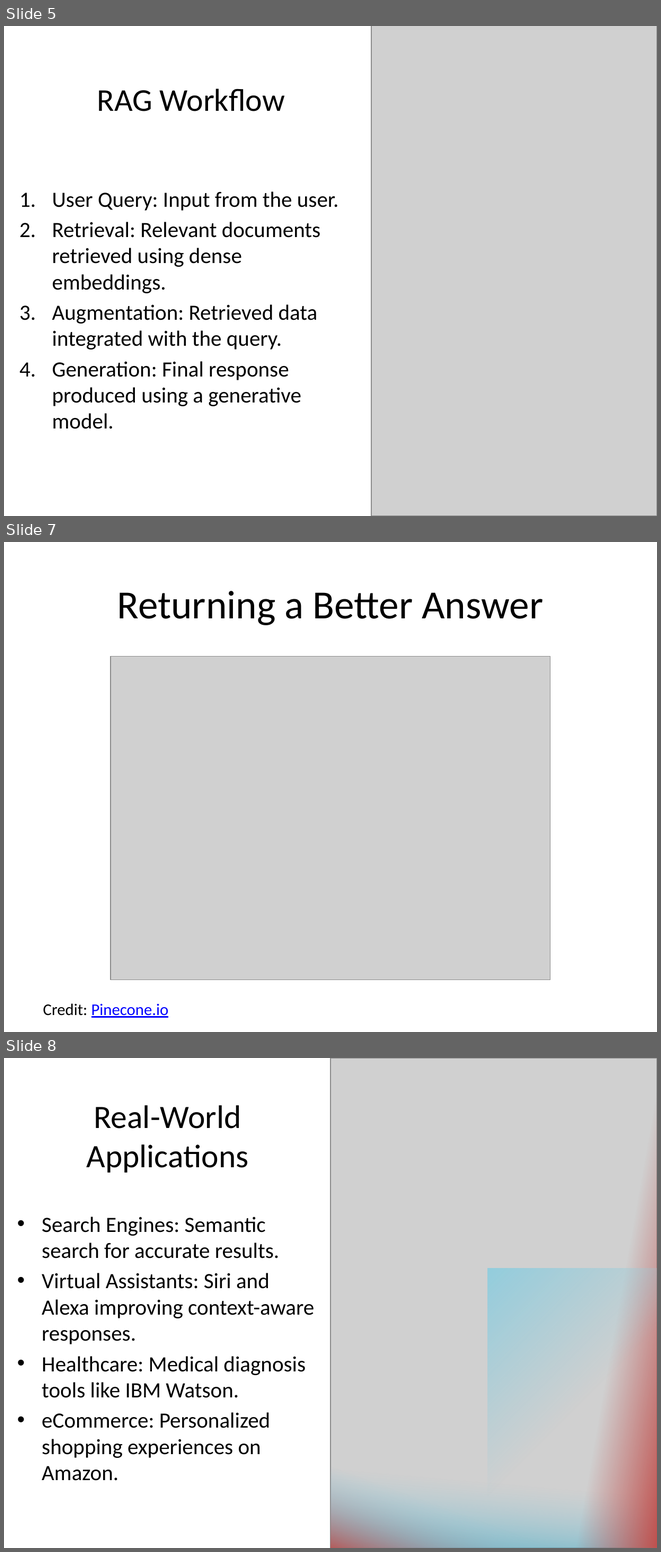
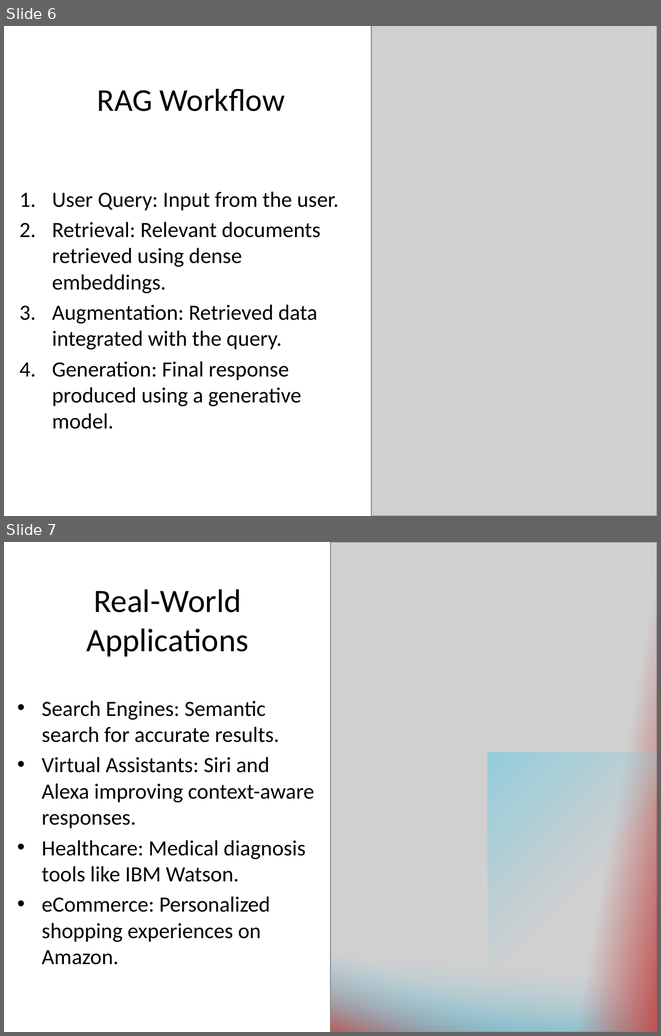
Before and after one commit to paulsachse-fs/Artificial_Intelligence_Ecosystem, a slide deck: AIE_Presentations/Retrieval_Augmented_Generation_Presentation.pptx. Shown one above the other, each under a label of ours: slides 5, 7 and 8 before the commit, slides 6 and 7 after it; the slides between them are not shown. The pictures are 661x1552 and 661x1036 pixels, drawn with LibreOffice and Linux fonts; fonts in the diff are those of the drawing; grey boxes stand for pictures. Boxes give left, top, right and bottom in pixels: in the first picture for what was removed or moved away, otherwise in the second. Text is boxed around its words. In the diff, an @@ line names an element or a change of style, - is before the commit and + after.

```diff
--- a/AIE_Presentations/Retrieval_Augmented_Generation_Presentation.pptx
+++ b/AIE_Presentations/Retrieval_Augmented_Generation_Presentation.pptx
@@ slide 7 removed at <box>4,542,657,1032</box>, background #FFFFFF @@
@@ title removed at <box>117,591,543,625</box> @@
-Returning a Better Answer
@@ picture removed at <box>111,656,550,979</box> @@
@@ text removed at <box>43,1003,169,1017</box> @@
-Credit: Pinecone.io
@@ what was slide 5 is now slide 6 @@
@@ what was slide 8 is now slide 7 @@
```
Also in this commit, not shown: 1 slide changed, 1 other slide removed.
